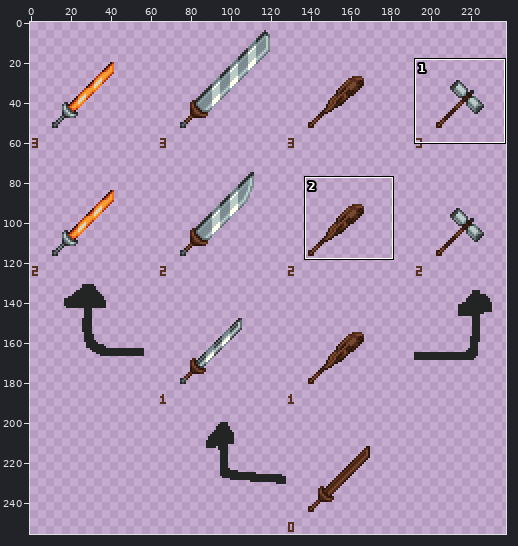
Edited in one commit: pixel-art file (cursorWeaponGame/cursor/sword.aseprite). Above: a wide view before the commit, with the close-up outlined.
Close-up. Before:
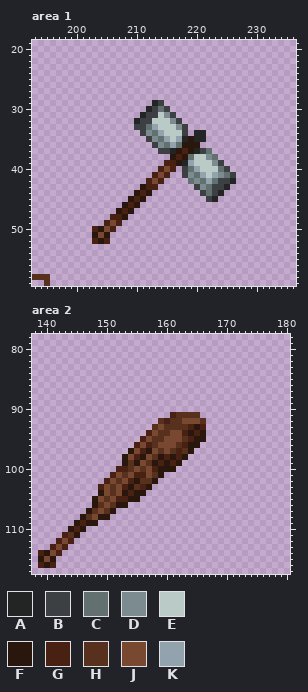
256x256 pixels, 1 frame. Shown: area 1: x 193..236, y 19..59; area 2: x 138..180, y 78..117. The wide view leaves out empty margins. The commit also changed other parts of the picture, which this record leaves out.
Palette (. is transparent): A #232524  B #3c4042  C #637070  D #7b8b8f  E #bacac7  F #29170e  G #482113  H #58311e  J #784831  K #92a3ad
Pixels before, area 1, first column x 193:
29 ....................AB............
30 ...................ABCB...........
31 ..................ABBEDB..........
32 .................ABBEEEDB.........
33 .................BBCKEEEDB........
34 ..................BDCKEEEB.AA.....
35 ...................BDCKEKAFAA.....
36 ....................BDCKCFFF......
37 .....................BBAFGFABC....
38 .......................FGFCEEDC...
39 ......................GGFAKEEEDB..
40 .....................GJG.BCKEEECB.
41 ....................GJG..BDCKEKDCB
42 ...................GJG....CDCKCBBA
43 ..................FGG......BDCBBA.
44 .................FGF........BCBA..
45 ................FGF..........BA...
46 ...............FGF................
47 ..............FGF.................
48 .............GGF..................
49 ............GJG...................
50 ..........GFJG....................
51 ..........FJF.....................
52 ..........GFG.....................
53 ..................................
54 ..................................
55 ..................................
56 ..................................
57 ..................................
58 HHH...............................
59 ..H...............................
Pixels before, area 2, first column x 139:
 91 ......................GHHHH.
 92 ....................HGHHJJJH
 93 ...................HJHHHHGFG
 94 ..................GJHHJJGFGF
 95 .................GJHHJJJHGFF
 96 ................GJGHJJJHGFF.
 97 ...............FJGFJHJHGHF..
 98 ..............FJGFJHFGFGF...
 99 ..............FHFJHFGFGF....
100 .............GGHJHJGFFF.....
101 ............GJHJGGJHF.......
102 ...........GJHJGFHHF........
103 ..........GJHJGFHGF.........
104 ..........FJHJFGFF..........
105 .........FJHJGGFF...........
106 .........FHJHFF.............
107 ........FHJHF...............
108 .......FHJFF................
109 ......FGFF..................
110 .....FGF....................
111 ....GHF.....................
112 ...GJG......................
113 ..GJG.......................
114 GFJG........................
115 FJF.........................
116 GFG.........................
After the commit:
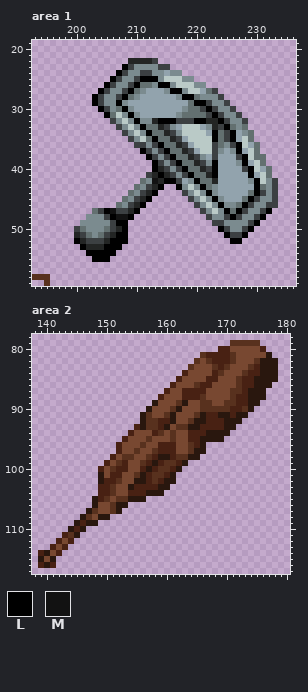
Colours new in this view: L #000000  M #121212
Edits made:
Changed rows in their new state; - is an unchanged pixel.
Area 1:
first column x 200:
22 ---------AAAAB--------------------
23 --------LBDDDDBB------------------
24 -------LBDDBBDDKDD----------------
25 ------LBDDBLLLDEEEDD--------------
26 -----LBDDBLCCDLLDEEEDD------------
27 ----LBDDBLCDKKKDLLDEEKCB----------
28 ---LBDDBLCDKKKKKKDLLCDDDB---------
29 ---LBDDLDKKKKKKKKKKCLLBDDB--------
30 ----LBDCLDKKKKKKKKDCCBLBDDB-------
31 -----LCEDLDKKKKKKDCCCCBLBDDB------
32 ------BDEDLDDALLL-BBLLAALBDDB-----
33 -------BDEDL-CABDKEEEKDABLCDC-----
34 --------BDEDL-CABDEEEEKLCBLKDC----
35 ---------BDECL-CABKEEEELCBLKEC----
36 ----------BBD-L-CABKEEEBCDBLEKC---
37 -----------LBD-LCCABKEEBDKDLKEC---
38 ------------LBDBLCCABDKBKKKBLECC--
39 -------------LBDBLCCABDLKKKDLKEC--
40 -------------LABDBL-CABLKKKKBLEKC-
41 ------------BALABD-L-CALKKKKKLKEC-
42 -----------CDMALLBKDL-CAKKKKKDLEDB
43 ----------CDBAL--LDEDL-DKKKKKKLCDB
44 ---------CDBAL----BDEDLDKKKKKCLBDB
45 --------CDBAL------BDEDLDKKKCLBDDB
46 -------CDBAL--------BDEDLDDCLBDDBB
47 ---CBLMBBAL----------BDEDLCLBDDBL-
48 --DDDBLMML------------BDDBLBDDBL--
49 -DDDDDBLL--------------BBDDDDBL---
50 BCDDDCBAL---------------LBDDBL----
51 ABCDCBALL----------------LBBL-----
52 LABBBALLL-----------------LL------
53 -LAAALLL--------------------------
54 --LLLLL---------------------------
55 ---LLL----------------------------
Area 2:
first column x 149:
 79 ----------------------HHHHH---
 80 --------------------GGJJJJJG--
 81 -----------------HGGGGHJJJJJF-
 82 ----------------HJHGGGHJJJHFFF
 83 ---------------HJJJHGHJJJHGFFF
 84 --------------GJJJJGHJJJHGGFFF
 85 -------------GJJJJGGJJJHGGFFFF
 86 ------------GJJJHGGJJJJHGGFFF-
 87 -----------GJJGGGGJJJJHHGFFF--
 88 ----------GJJJGGGHJJJJHGGFFF--
 89 ---------FJJJHFJJHHJJHHGGFF---
 90 --------FJJJHFJJJHHHHHGGHF----
 91 -------FHJJHFJJJ-FGGFFGFF-----
 92 -------FHHG-FJ-HFFGGGFFF------
 93 ------GFH-GFJ--F--GGGFF-------
 94 -----GJJJG-JH-JG-GFFFF--------
 95 ----GJJJHJJ-H-J-G-FFF---------
 96 ---GJJJHJJGGGJJHGF------------
 97 ---GJJHJJHGGGJJHFF------------
 98 --GJHHJJHG-FGHHFF-------------
 99 -GJHGJJHG--HHGF---------------
100 GJH--J-GF-HHGF----------------
101 FJ-GJ-HFG-HGF-----------------
102 F-G--J-FGHGFF-----------------
103 -G--J-G-GGFF------------------
104 GG--J-GGFFF-------------------
105 G--HH--F----------------------
106 J-----------------------------
107 -JHF--------------------------
Changed places in both close-ups, as pixel boxes (x1, y1, x2, y2):
changed: (74, 58, 278, 262)
changed: (98, 340, 278, 514)
